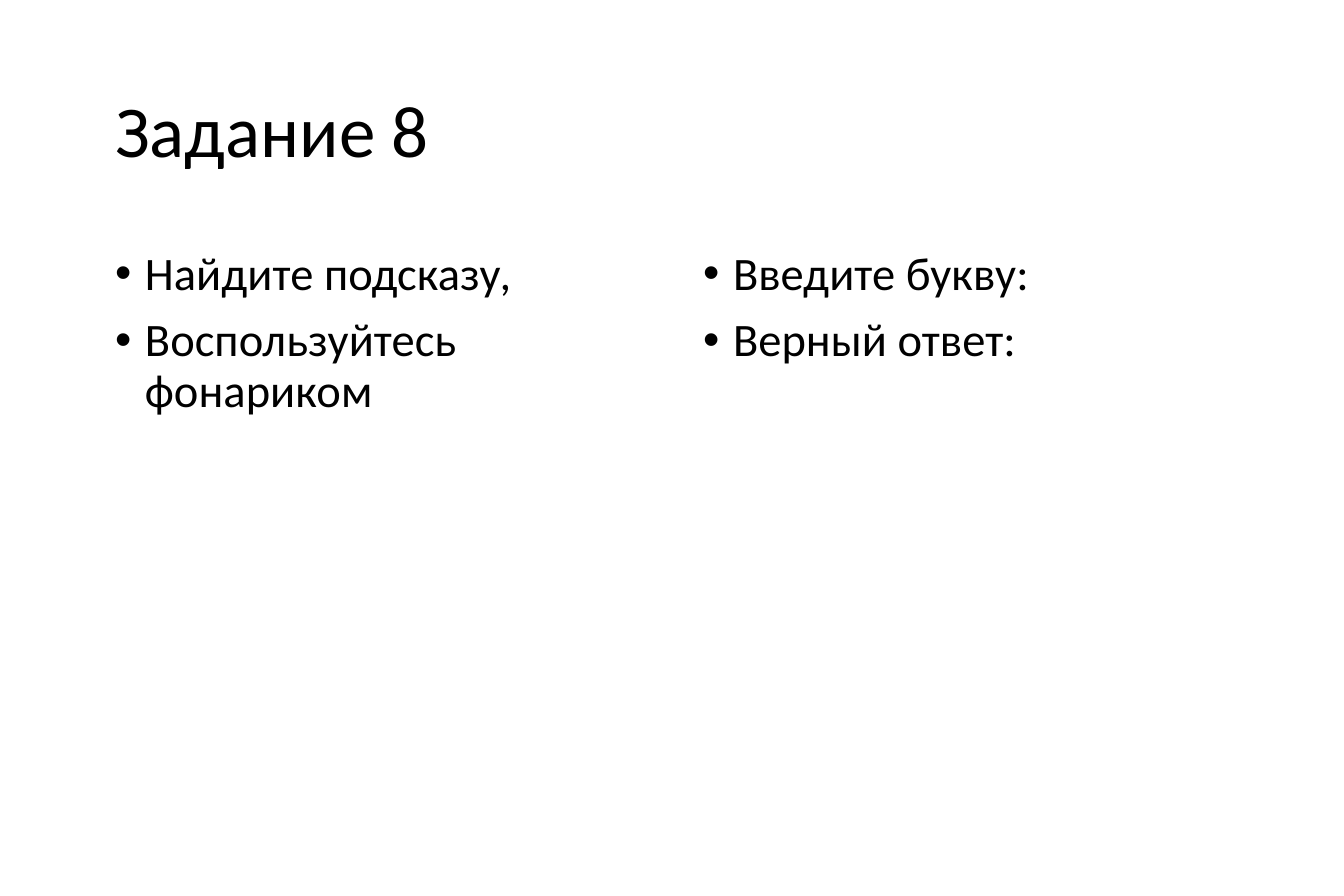
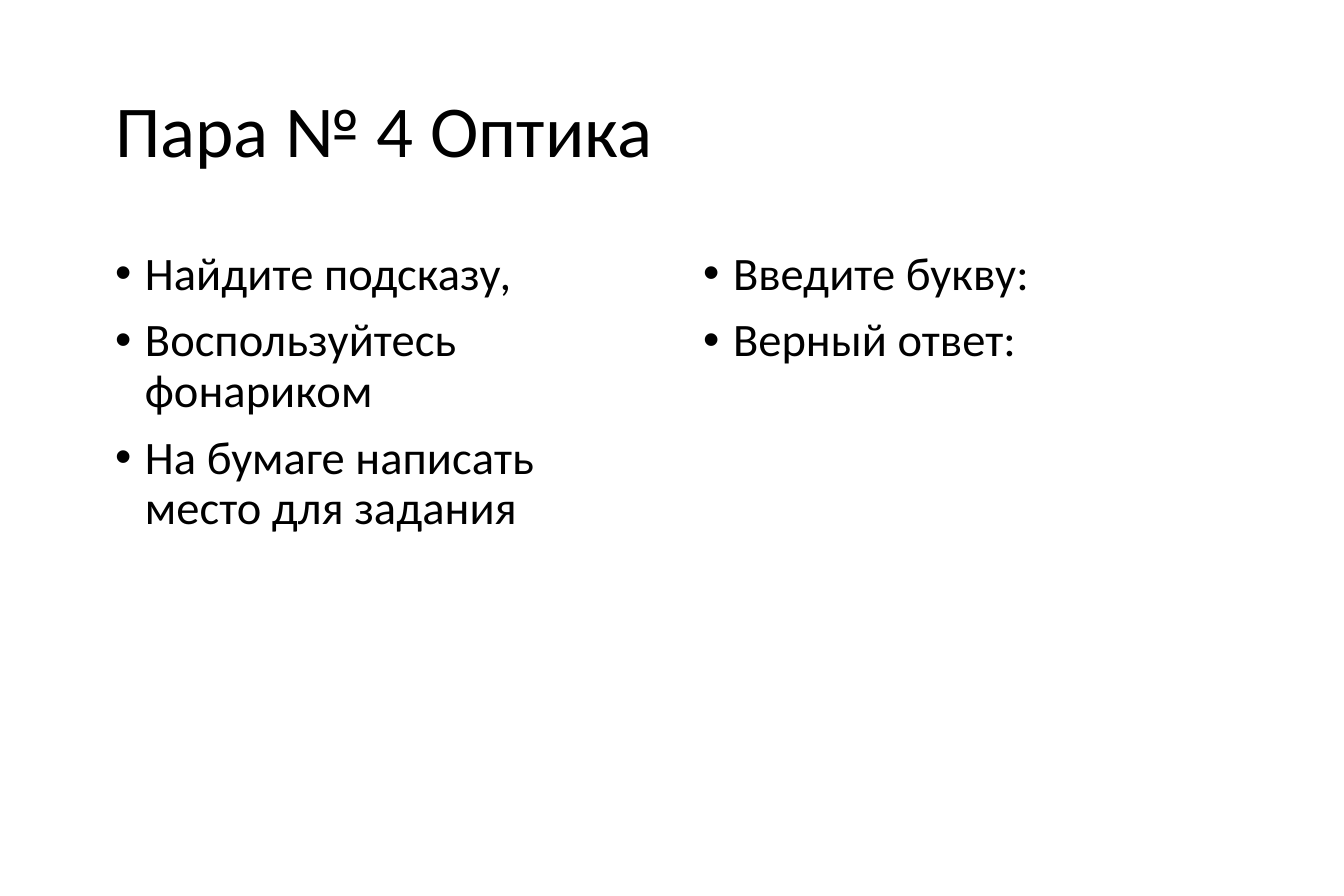
Before and after one commit to vvaassiihhaa/masha, a slide deck: slide 17 of КВЕСТ/Kvest 2706.pptx (slide 22 before the commit). Drawn at 1344x896 pixels with LibreOffice and Linux fonts; fonts in the diff are those of the drawing. Boxes give left, top, right and bottom in pixels: in the first picture for what was removed or moved away, otherwise in the second. Text is boxed around its words. In the diff, an @@ line names an element or a change of style, - is before the commit and + after.

```diff
--- a/КВЕСТ/Kvest 2706.pptx
+++ b/КВЕСТ/Kvest 2706.pptx
@@ title at bbox=[115, 109, 652, 169]: text changed @@
-Задание 8
+Пара № 4 Оптика
@@ text at bbox=[145, 442, 533, 532]: paragraph added @@
+• На бумаге написать место для задания
```
Also in this commit, not shown: 14 other slides changed, 1 slide added, 4 slides removed, 1 other file.
